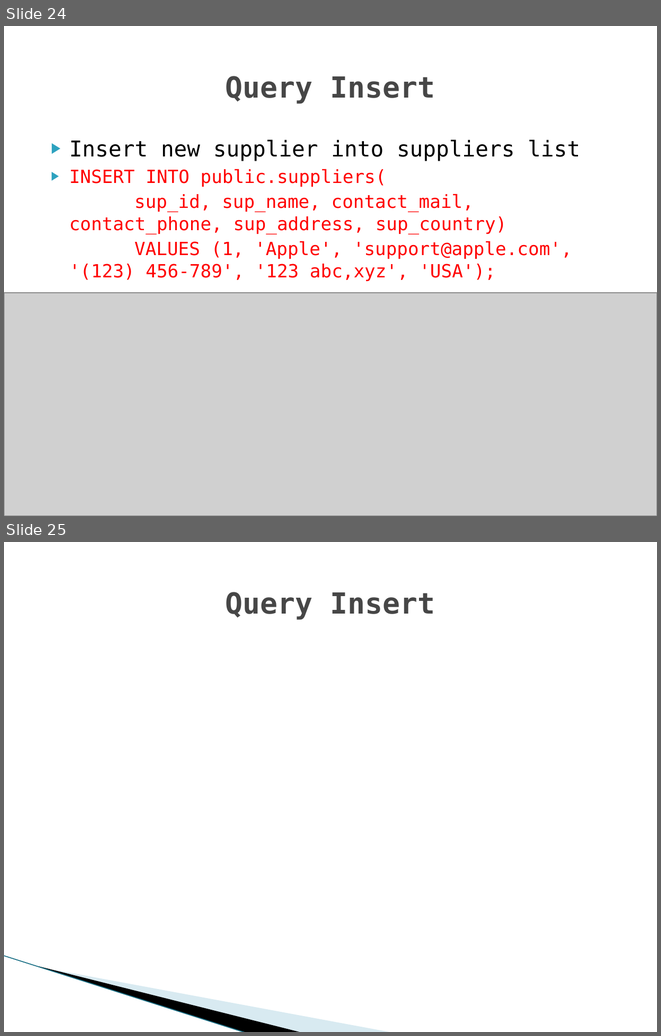
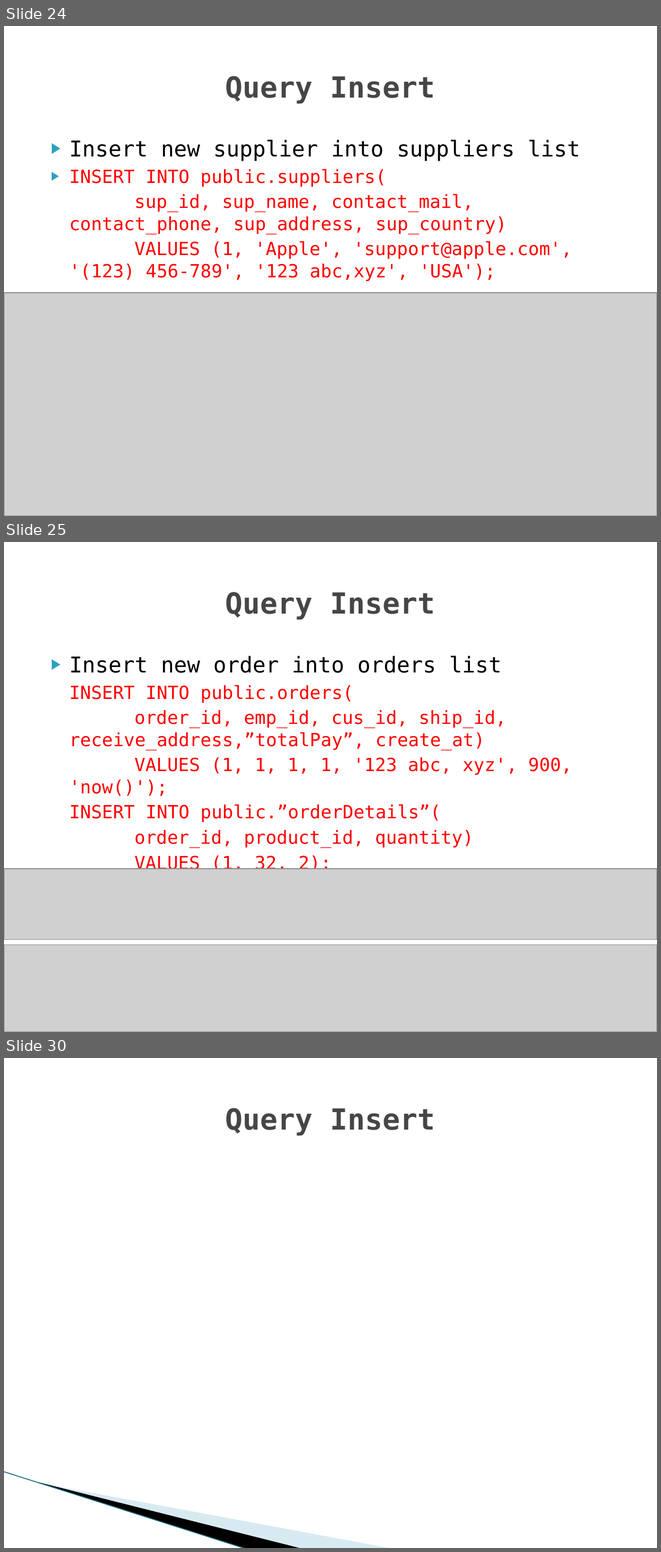
Before and after one commit to iamvucms/SICT, a slide deck: SQL/Project1_database_design_and_query.pptx. Shown one above the other, each under a label of ours: slides 24 and 25 before the commit, slides 24, 25 and 30 after it; the slides between them are not shown. The pictures are 661x1036 and 661x1552 pixels, drawn with LibreOffice and Linux fonts; fonts in the diff are those of the drawing; grey boxes stand for pictures; background and template pictures are left out. Boxes give left, top, right and bottom in pixels: in the first picture for what was removed or moved away, otherwise in the second. Text is boxed around its words. In the diff, an @@ line names an element or a change of style, - is before the commit and + after.

```diff
--- a/SQL/Project1_database_design_and_query.pptx
+++ b/SQL/Project1_database_design_and_query.pptx
@@ slide 25 added at [4, 542, 657, 1032], background #FFFFFF; not listed: 3 template elements that a slide beside it also shows @@
@@ title added at [226, 592, 435, 620], 32 pt, text #464646, bold @@
+Query Insert
@@ text added at [69, 655, 572, 873], 20 pt, text #FF0000 @@
+▶ Insert new order into orders list
+INSERT INTO public.orders(
+order_id, emp_id, cus_id, ship_id, receive_address,”totalPay”, create_at)
+VALUES (1, 1, 1, 1, '123 abc, xyz', 900, 'now()');
+INSERT INTO public.”orderDetails”(
+order_id, product_id, quantity)
+VALUES (1, 32, 2);
@@ picture added at [4, 868, 657, 939] @@
@@ picture added at [4, 945, 657, 1032] @@
@@ what was slide 25 is now slide 30 @@
```
Also in this commit, not shown: 4 slides changed, 4 other slides added, 2 slides removed.
